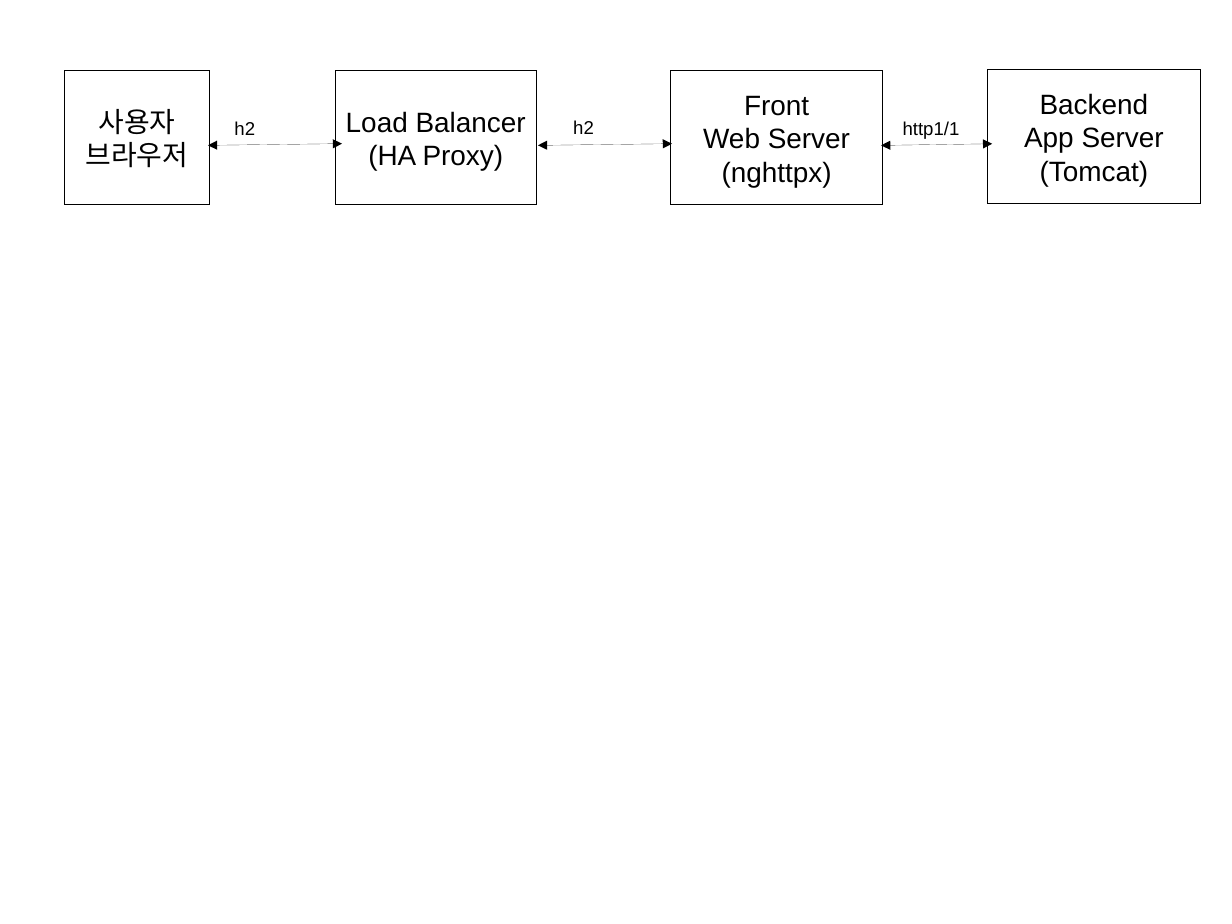
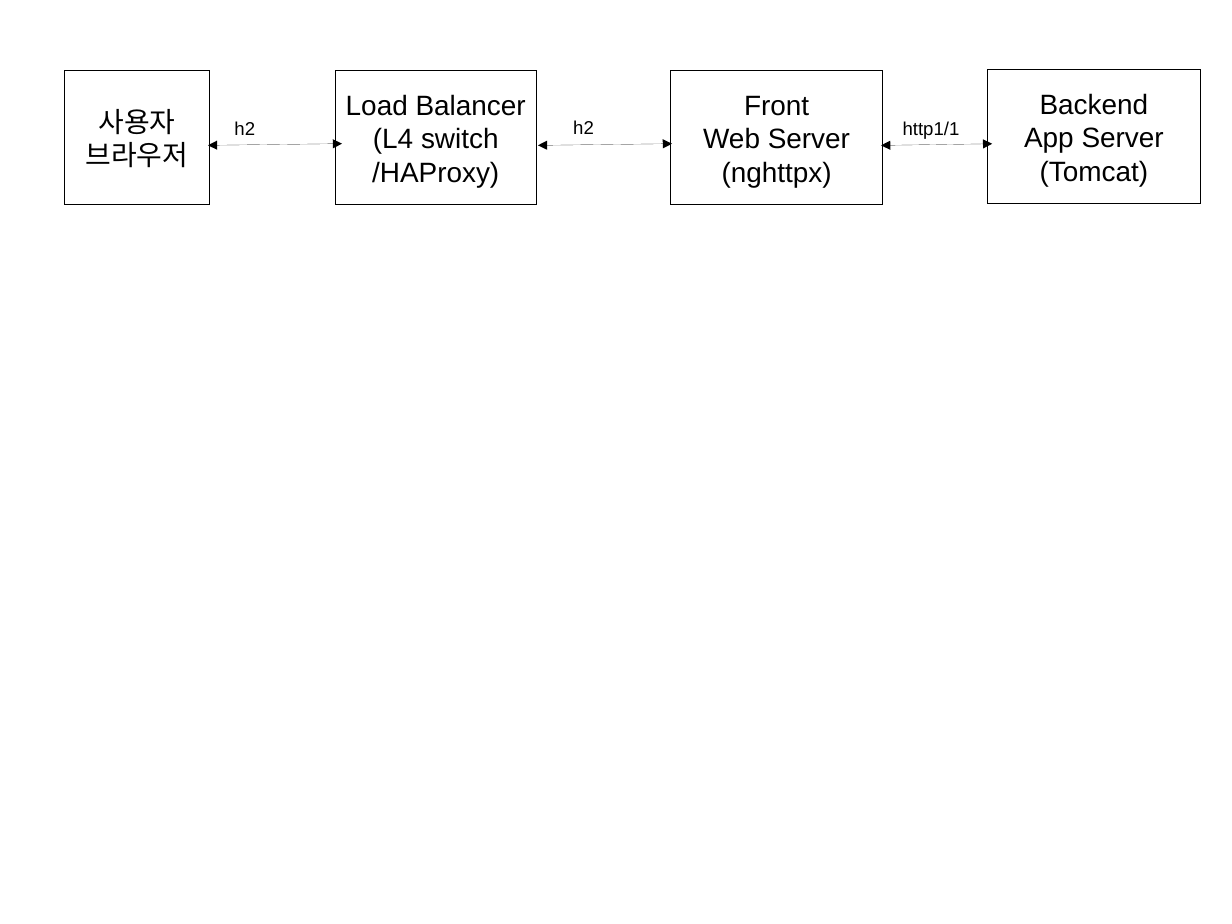
Before and after one commit to benelog/h2demo, a slide deck: slide 5 of docs/diagrams.odp. Drawn at 1232x924 pixels with LibreOffice and Linux fonts; fonts in the diff are those of the drawing. Boxes give left, top, right and bottom in pixels: in the first picture for what was removed or moved away, otherwise in the second. Text is boxed around its words. In the diff, an @@ line names an element or a change of style, - is before the commit and + after.

```diff
--- a/docs/diagrams.odp
+++ b/docs/diagrams.odp
@@ text in rectangle at (372, 127, 499, 187): text changed @@
-(HA Proxy)
+(L4 switch
+/HAProxy)
```
Also in this commit, not shown: 2 other slides changed, 2 other files.
